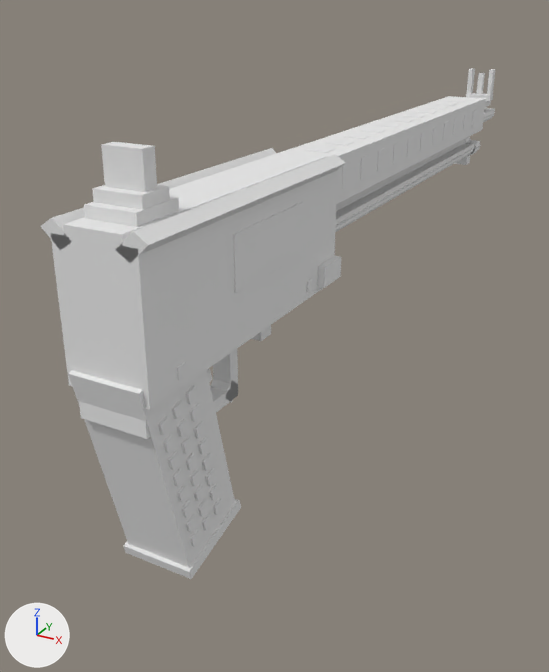
Renders of the OBJ model src/main/resources/assets/mareeletrica/models/block/armory21_spas12_forge_view.obj from each side of a commit.
Both versions are drawn from a 50 mm lens placed at (1.297, -1.679, 0.963), pointed at (0.311, 0.112, 0.067). Arrows for +X, +Y and +Z are at lower left; the lights stay in place. The first picture is the older version. Where no turn or scale is listed for an object, it has been applied to the vertices. Vertices at exactly the same position are counted once.

In view in the first picture: 'armory21_spas12_forge_view'.
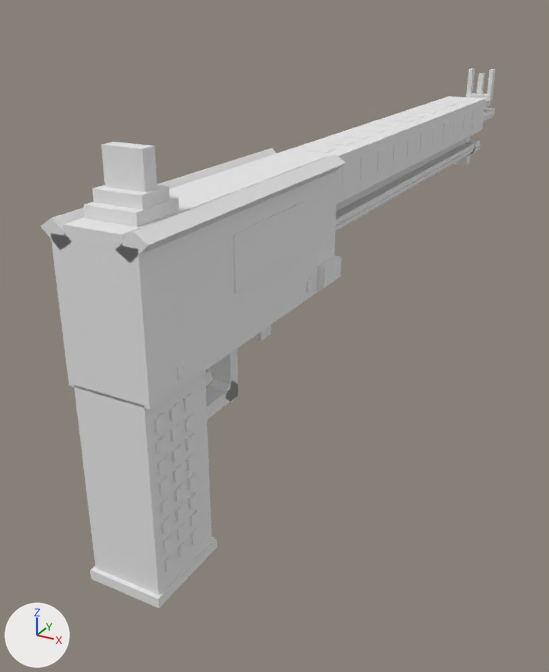
Where the change shows, as pixel boxes (x1, y1, x2, y2) in the pictures (549 x 672 px; the box of a moved part takes in the faces that stretch with it):
'armory21_spas12_forge_view', reshaped: before (41, 68, 495, 579); after (41, 68, 495, 608)
part 1 of me_armory21_spas12_forge_view, added: after (74, 371, 212, 595)
part 2 of me_armory21_spas12_forge_view, moved or reshaped: before (123, 499, 241, 579); after (90, 537, 217, 608)
part 3 of me_armory21_spas12_forge_view, moved or reshaped: before (186, 515, 197, 532); after (164, 553, 175, 571)
part 4 of me_armory21_spas12_forge_view, moved or reshaped: before (202, 453, 213, 471); after (160, 496, 171, 514)
part 5 of me_armory21_spas12_forge_view, moved or reshaped: before (213, 498, 223, 515); after (178, 540, 188, 558)
part 6 of me_armory21_spas12_forge_view, moved or reshaped: before (209, 484, 220, 501); after (176, 522, 187, 540)
part 7 of me_armory21_spas12_forge_view, moved or reshaped: before (206, 469, 216, 486); after (175, 503, 186, 521)
part 8 of me_armory21_spas12_forge_view, moved or reshaped: before (198, 437, 209, 455); after (173, 464, 183, 482)
part 9 of me_armory21_spas12_forge_view, added: after (169, 403, 180, 421)
part 10 of me_armory21_spas12_forge_view, moved or reshaped: before (68, 370, 235, 567); after (170, 393, 200, 545)

Patch to the scene script:
```diff
--- a/src/main/resources/assets/mareeletrica/models/block/armory21_spas12_forge_view.obj.py
+++ b/src/main/resources/assets/mareeletrica/models/block/armory21_spas12_forge_view.obj.py
@@ me_armory21_spas12_forge_view @@
 # used by ob_armory21_spas12_forge_view; location = (0.0, 0.0, 0.0)
-me_armory21_spas12_forge_view.from_pydata(...)  # 1096 vertices, 840 faces; spans x 0.39..0.61, y -0.83..1.53, z -0.08..0.76
+me_armory21_spas12_forge_view.from_pydata(...)  # 1088 vertices, 834 faces; spans x 0.39..0.61, y -0.82..1.53, z -0.07..0.76
+# me_armory21_spas12_forge_view part 1: a new loose piece, a box spanning x 0.42..0.58, y -0.81..-0.63, z -0.05..0.35, in mat_poly (its picture is missing)
+# me_armory21_spas12_forge_view part 2: the loose piece of 8 vertices spanning x 0.42..0.58, y -0.73..-0.53, z -0.08..-0.01 is turned -14 degrees about the x axis through its middle, then moved by (0.0, -0.1, -0.01)
+# me_armory21_spas12_forge_view part 3: the loose piece of 8 vertices spanning x 0.58, y -0.72..-0.69, z 0.03..0.06 is moved by (0.0, -0.07, -0.04)
+# me_armory21_spas12_forge_view part 4: the loose piece of 8 vertices spanning x 0.58, y -0.66..-0.63, z 0.13..0.16 is moved by (0.0, -0.14, -0.01)
+# me_armory21_spas12_forge_view part 5: the loose piece of 8 vertices spanning x 0.58, y -0.63..-0.6, z 0.01..0.04 is moved by (0.0, -0.13, -0.02)
+# me_armory21_spas12_forge_view part 6: the loose piece of 8 vertices spanning x 0.58, y -0.64..-0.61, z 0.05..0.08 is moved by (0.0, -0.11, -0.02)
+# me_armory21_spas12_forge_view part 7: the loose piece of 8 vertices spanning x 0.58, y -0.65..-0.62, z 0.09..0.12 is moved by (0.0, -0.1, -0.01)
+# me_armory21_spas12_forge_view part 8: the loose piece of 8 vertices spanning x 0.58, y -0.67..-0.64, z 0.18..0.2 is moved by (0.0, -0.08, -0.01)
+# me_armory21_spas12_forge_view part 9: a new loose piece, a box spanning x 0.576..0.5819, y -0.7498..-0.7262, z 0.2938..0.3173, in mat_rubber (its picture is missing)
+# me_armory21_spas12_forge_view part 10: 16 vertices moved within x 0.42..0.58, y -0.75..-0.68, z 0.15..0.27; 140 vertices removed from x 0.42..0.58, y -0.83..-0.54, z -0.06..0.42; 108 vertices added at x 0.42..0.58, y -0.75..-0.68, z -0.01..0.32
+# other edits to the shape of me_armory21_spas12_forge_view do not show in these pictures
 me_armory21_spas12_forge_view.materials.append(mat_alu)
```
